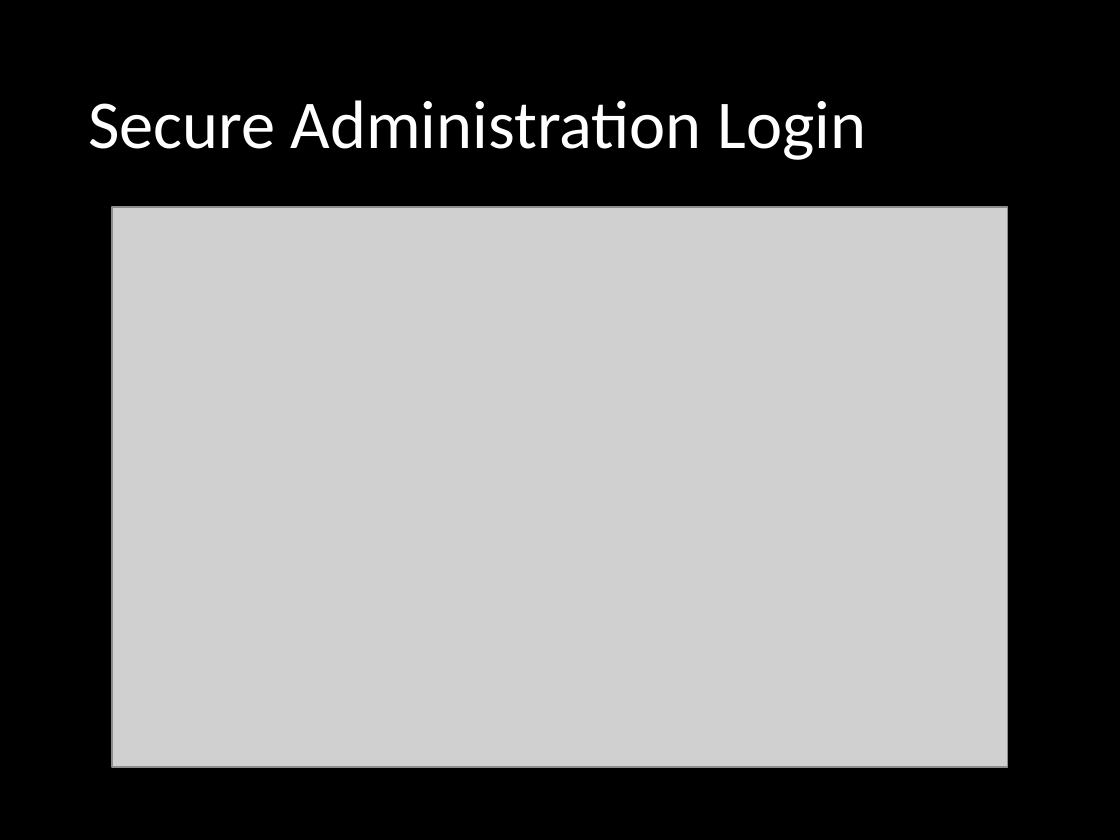
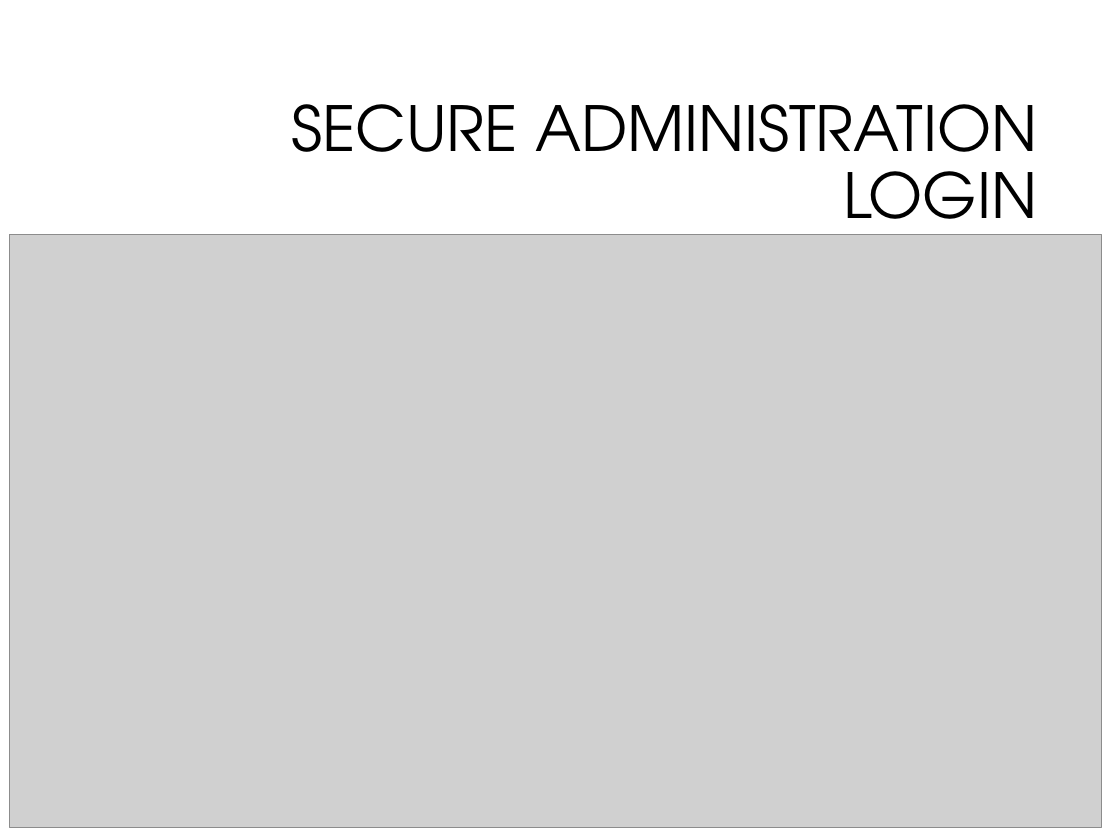
Before and after one commit to Jaikeerthana-G/College-website-SIGS, a slide deck: slide 5 of Backend_Presentation.pptx (slide 2 before the commit). Drawn at 1120x840 pixels with LibreOffice and Linux fonts; fonts in the diff are those of the drawing; grey boxes stand for pictures; background and template pictures are left out. Boxes give left, top, right and bottom in pixels: in the first picture for what was removed or moved away, otherwise in the second. Text is boxed around its words. In the diff, an @@ line names an element or a change of style, - is before the commit and + after.

```diff
--- a/Backend_Presentation.pptx
+++ b/Backend_Presentation.pptx
@@ background #000000 to #FFFFFF @@
@@ title at box(291, 104, 1037, 247): text changed; size 44 to 40 pt; font Calibri to TeX Gyre Adventor; text colour #FFFFFF to #000000 @@
-Secure Administration Login
+SECURE ADMINISTRATION LOGIN
@@ picture: place and size @@
-picture at box(112, 207, 1008, 767)
+picture at box(9, 234, 1101, 827)
```
Also in this commit, not shown: 4 other slides changed, 9 slides added, 1 slide removed, 4 other files.
